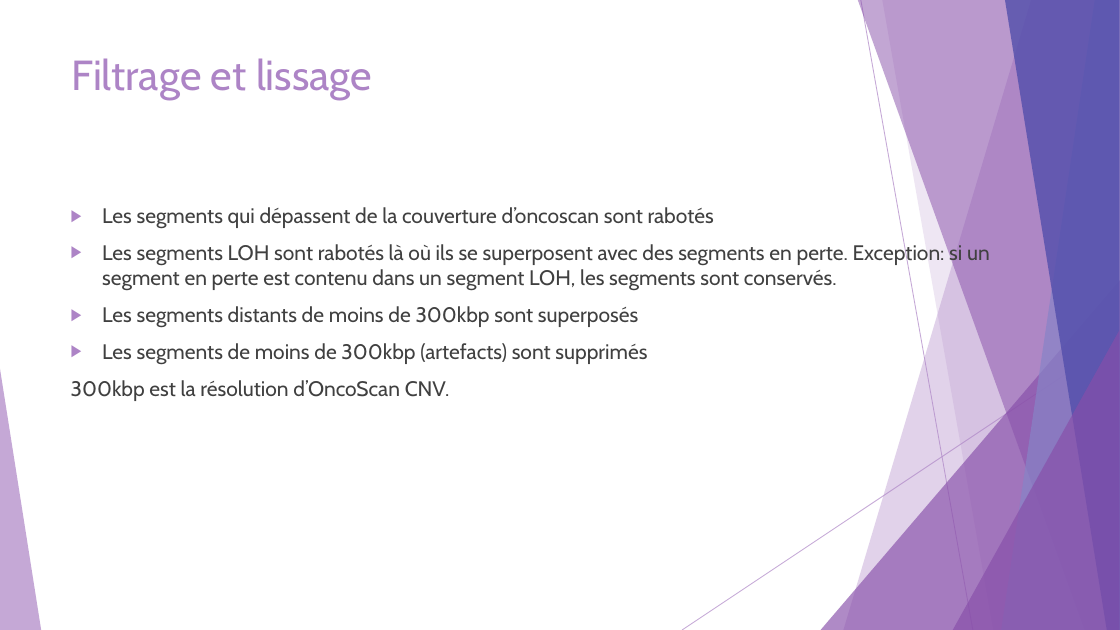
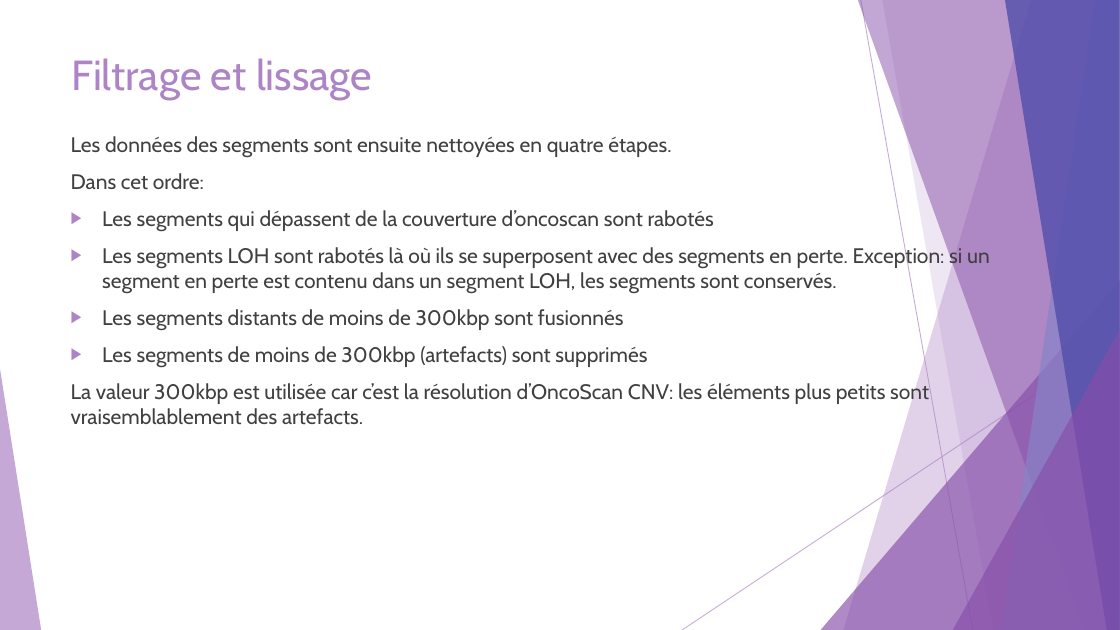
Before and after one commit to Elie-Bordron/DEA-dataviz, a slide deck: slide 7 of docs/docs_I_made/slides/OncoscanR.pptx (slide 4 before the commit). Drawn at 1120x630 pixels with LibreOffice and Linux fonts; fonts in the diff are those of the drawing. Boxes give left, top, right and bottom in pixels: in the first picture for what was removed or moved away, otherwise in the second. Text is boxed around its words. In the diff, an @@ line names an element or a change of style, - is before the commit and + after.

Commit message:
bergupdate: worked on oncoscanR code and slides, also ASCAT code for running samples

```diff
--- a/docs/docs_I_made/slides/OncoscanR.pptx
+++ b/docs/docs_I_made/slides/OncoscanR.pptx
@@ text "Les données des segments sont ...": place and size @@
-text "Les données des segments sont ..." at [71, 207, 990, 401]
+text "Les données des segments sont ..." at [71, 136, 990, 424]
@@ text at [71, 136, 671, 189]: paragraphs added @@
+Les données des segments sont ensuite nettoyées en quatre étapes.
+Dans cet ordre:
@@ text at [102, 309, 624, 331]: text changed @@
-▶ Les segments distants de moins de 300kbp sont superposés
+▶ Les segments distants de moins de 300kbp sont fusionnés
@@ text at [71, 381, 929, 424]: text changed @@
-300kbp est la résolution d’OncoScan CNV.
+La valeur 300kbp est utilisée car c’est la résolution d’OncoScan CNV: les éléments plus petits sont vraisemblablement des artefacts.
```
Also in this commit, not shown: 6 other slides changed, 5 slides added, 1 slide removed, 29 other files.
